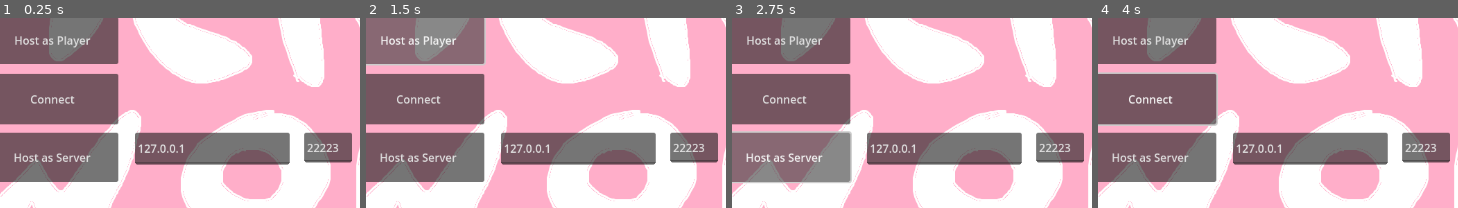
Above: before the commit, frames 1-4 (left to right).
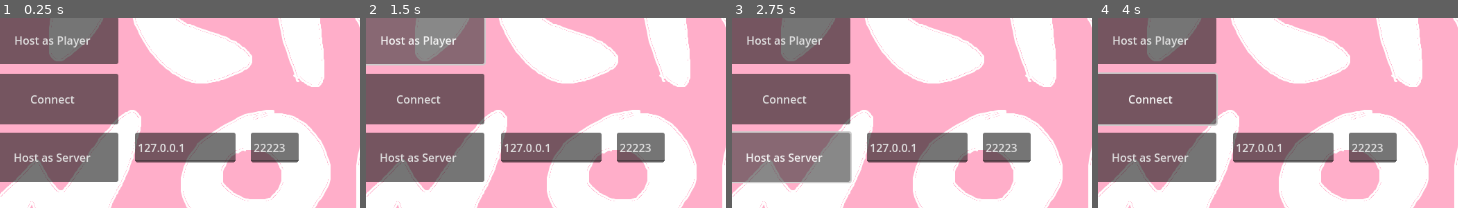
Above: after the commit, the same moments.

Repository: linked7/multiplayertest
Game: Godot game, scene res://main.tscn
The game is run twice, just before and just after one commit, with the same random seed, the same clock (stepped at 60 frames per second) and the same inputs.
Inputs (mouse positions are % of the whole screen's width and height, from its top left):
- Up to frame 1 (0.25 s): no input
- Up to frame 2 (1.5 s): tap Enter at 0.5 s; move the mouse to (77, 46) at 0.52 s; hold D (move_right) 0.53-1.25 s; tap C (camera) at 0.6 s; click (77, 46) at 0.67 s; tap Space (move_jump) at 0.77 s; click "Host as Player" at 1.25 s
- Up to frame 3 (2.75 s): click "Host as Server" at 2 s
- Up to frame 4 (4 s): click "Connect" at 2.75 s; drag from (30, 58) to (47, 76) at 3.52 s
The pictures show only the part of the screen within x 14-64%, y 33-82%; the shares and areas given below are measured in that part.

The runs differ from the first frame. In frame 1, 4.5% of the frame differs, in the area x 37-98%, y 60-78%; in frame 2, 4.5%; in frame 3, 4.5%; in frame 4, 4.5%.

Commit message:
test commit

Diff:
--- a/main.tscn
+++ b/main.tscn
@@ -43,15 +43,15 @@
 [node name="InputIP" type="LineEdit" parent="MainMenu/Sprite2D"]
 offset_left = -204.0
 offset_top = 58.0
-offset_right = 19.0
-offset_bottom = 104.0
+offset_right = -59.0
+offset_bottom = 101.0
 text = "127.0.0.1"
 placeholder_text = "Input IP"
 
 [node name="InputPort" type="LineEdit" parent="MainMenu/Sprite2D"]
-offset_left = 40.0
+offset_left = -37.0
 offset_top = 58.0
-offset_right = 109.0
+offset_right = 32.0
 offset_bottom = 101.0
 text = "22223"
 placeholder_text = "IP Adress"
